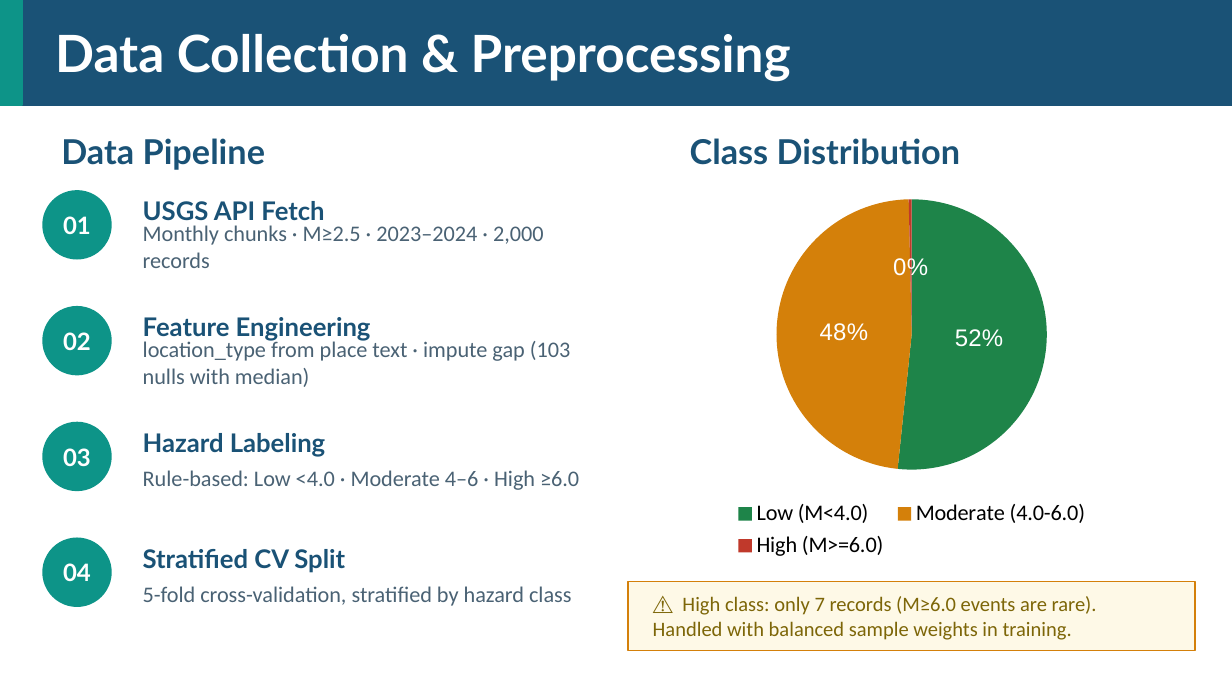
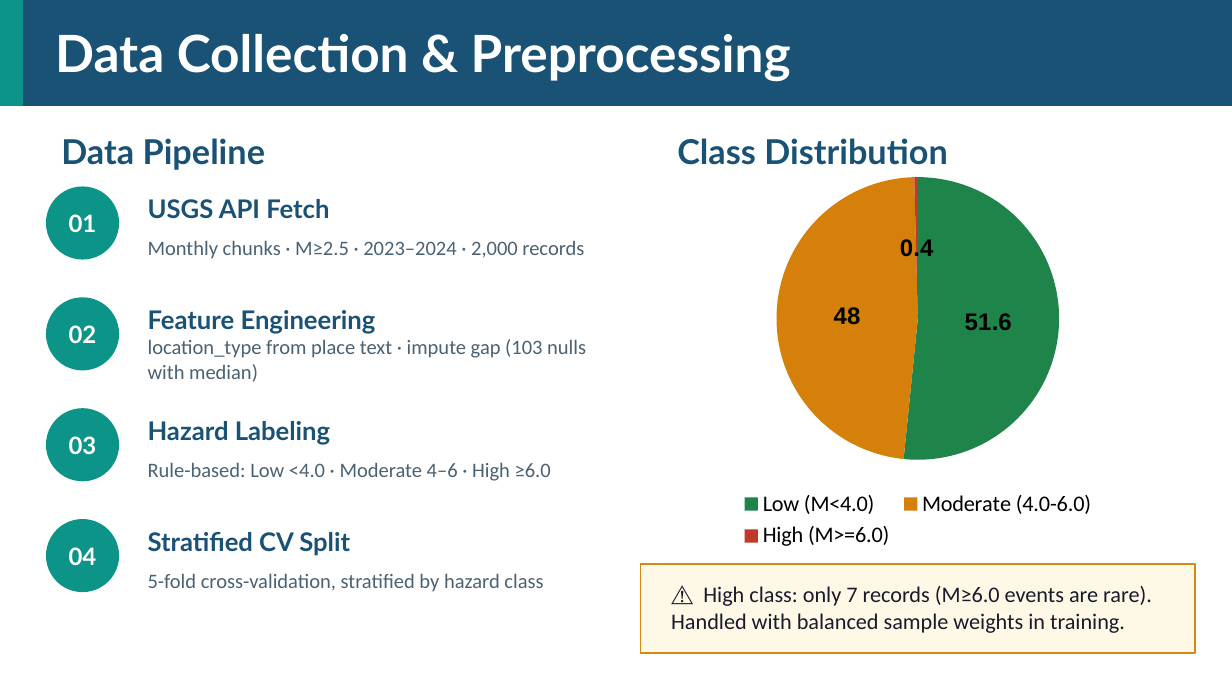
Before and after one commit to tt12049999/EarthSafe, a slide deck: slide 3 of presentation/EarthSafe_Final_Presentation.pptx. Drawn at 1232x693 pixels with LibreOffice and Linux fonts; fonts in the diff are those of the drawing. Boxes give left, top, right and bottom in pixels: in the first picture for what was removed or moved away, otherwise in the second. Text is boxed around its words. In the diff, an @@ line names an element or a change of style, - is before the commit and + after.

```diff
--- a/presentation/EarthSafe_Final_Presentation.pptx
+++ b/presentation/EarthSafe_Final_Presentation.pptx
@@ text "Class Distribution": place and size @@
-text "Class Distribution" at bbox=[690, 138, 961, 165]
+text "Class Distribution" at bbox=[677, 138, 948, 165]
@@ pie chart at bbox=[641, 160, 1195, 554] @@
@@ Series 1, Low (M<4.0): 52 to 51.6 @@
@@ Series 1, High (M>=6.0): 0 to 0.4 @@
@@ data labels of Series 1 changed @@
@@ background changed @@
@@ pie chart: place and size @@
-pie chart at bbox=[628, 182, 1195, 564]
+pie chart at bbox=[641, 160, 1195, 554]
@@ text "01": place and size @@
-text "01" at bbox=[63, 216, 91, 234]
+text "01" at bbox=[69, 214, 97, 232]
@@ ellipse: place and size @@
-ellipse at bbox=[43, 191, 111, 259]
+ellipse at bbox=[47, 187, 118, 259]
@@ text "USGS API Fetch" rewrapped from bbox=[143, 201, 324, 226] to bbox=[148, 199, 329, 219] @@
@@ text "02": place and size @@
-text "02" at bbox=[63, 332, 91, 350]
+text "02" at bbox=[69, 325, 97, 343]
@@ ellipse: place and size @@
-ellipse at bbox=[43, 307, 111, 375]
+ellipse at bbox=[47, 298, 118, 370]
@@ text "Feature Engineering": place and size @@
-text "Feature Engineering" at bbox=[143, 317, 371, 341]
+text "Feature Engineering" at bbox=[148, 310, 376, 334]
@@ text "03": place and size @@
-text "03" at bbox=[63, 448, 91, 466]
+text "03" at bbox=[69, 436, 97, 454]
@@ ellipse: place and size @@
-ellipse at bbox=[43, 423, 111, 490]
+ellipse at bbox=[47, 409, 118, 480]
@@ text "Hazard Labeling": place and size @@
-text "Hazard Labeling" at bbox=[143, 433, 325, 457]
+text "Hazard Labeling" at bbox=[148, 421, 330, 445]
@@ text "Rule-based: Low <4.0 · Moderate ...": place and size @@
-text "Rule-based: Low <4.0 · Moderate ..." at bbox=[143, 470, 579, 490]
+text "Rule-based: Low <4.0 · Moderate ..." at bbox=[148, 462, 551, 481]
@@ text "04": place and size @@
-text "04" at bbox=[63, 563, 91, 581]
+text "04" at bbox=[69, 547, 97, 565]
@@ ellipse: place and size @@
-ellipse at bbox=[43, 538, 111, 606]
+ellipse at bbox=[47, 520, 118, 591]
@@ text "Stratified CV Split": place and size @@
-text "Stratified CV Split" at bbox=[143, 549, 345, 573]
+text "Stratified CV Split" at bbox=[148, 532, 350, 556]
@@ size 13 to 12 pt in 4 elements at bbox=[148, 240, 584, 259], bbox=[148, 339, 586, 382], bbox=[148, 462, 551, 481], bbox=[148, 573, 543, 592] @@
@@ text "5-fold cross-validation, stratified by hazard ...": place and size @@
-text "5-fold cross-validation, stratified by hazard ..." at bbox=[143, 586, 571, 606]
+text "5-fold cross-validation, stratified by hazard ..." at bbox=[148, 573, 543, 592]
@@ rectangle: place and size @@
-rectangle at bbox=[628, 582, 1195, 650]
+rectangle at bbox=[641, 564, 1195, 653]
@@ rectangle at bbox=[641, 564, 1195, 653]: outline #D4800A 1 pt to #D68910 1 pt @@
@@ text at bbox=[671, 586, 1152, 633]: text changed; size 12 to 13 pt; text colour #7D6608 to #1A1A2A @@
-⚠️ High class: only 7 records (M≥6.0 events are rare). Handled with balanced sample weights in training.
+⚠️ High class: only 7 records (M≥6.0 events are rare).
+Handled with balanced sample weights in training.
```
Also in this commit, not shown: 5 other slides changed, 1 slide added, 1 slide removed, 2 other files.
